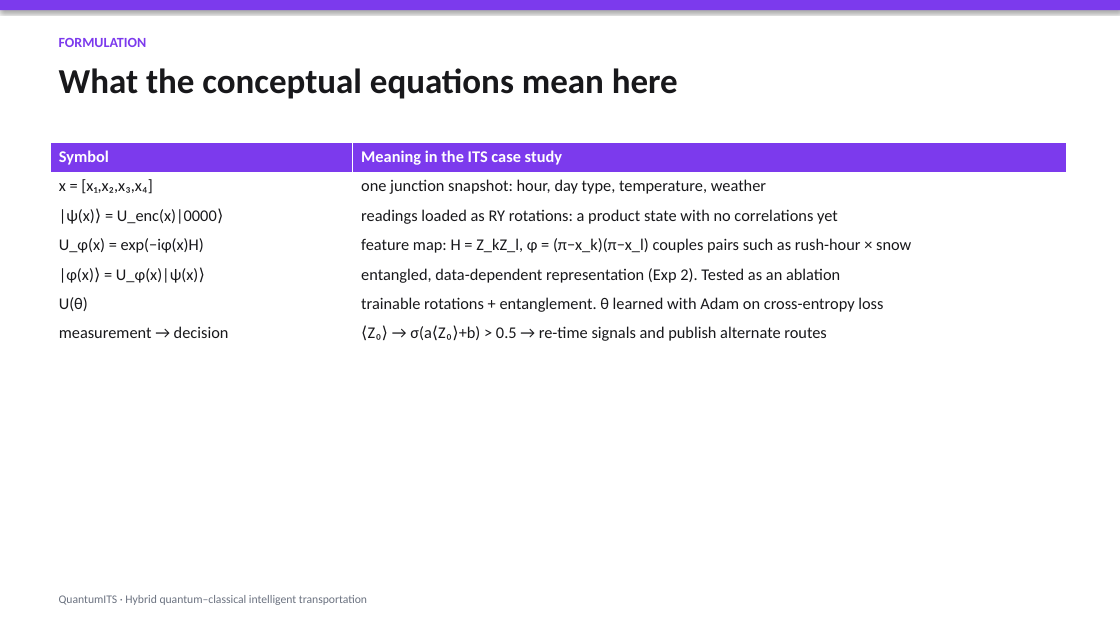
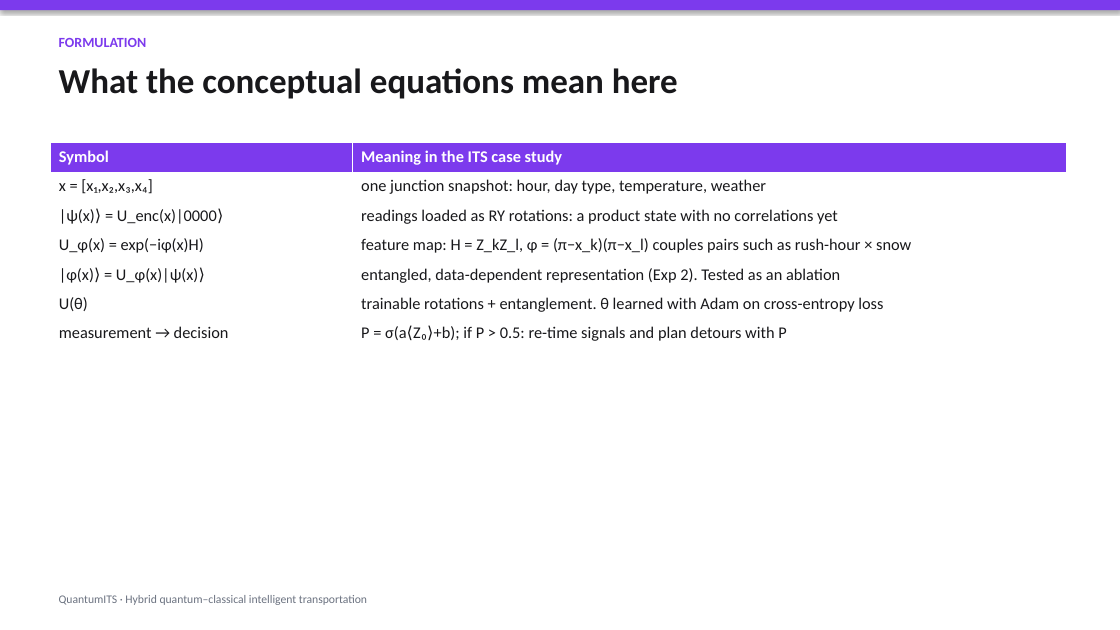
Before and after one commit to NathanC987/quantum-mp, a slide deck: slide 5 of slides/QuantumITS.pptx. Drawn at 1120x630 pixels with LibreOffice and Linux fonts; fonts in the diff are those of the drawing. Boxes give left, top, right and bottom in pixels: in the first picture for what was removed or moved away, otherwise in the second. Text is boxed around its words. In the diff, an @@ line names an element or a change of style, - is before the commit and + after.

```diff
--- a/slides/QuantumITS.pptx
+++ b/slides/QuantumITS.pptx
@@ table at bbox=[50, 143, 1067, 349] @@
-row 7, column 2: ⟨Z₀⟩ → σ(a⟨Z₀⟩+b) > 0.5 → re-time signals and publish alternate routes
+row 7, column 2: P = σ(a⟨Z₀⟩+b); if P > 0.5: re-time signals and plan detours with P
```
Also in this commit, not shown: 5 other slides changed, 2 slides added, 2 slides removed, 27 other files.
